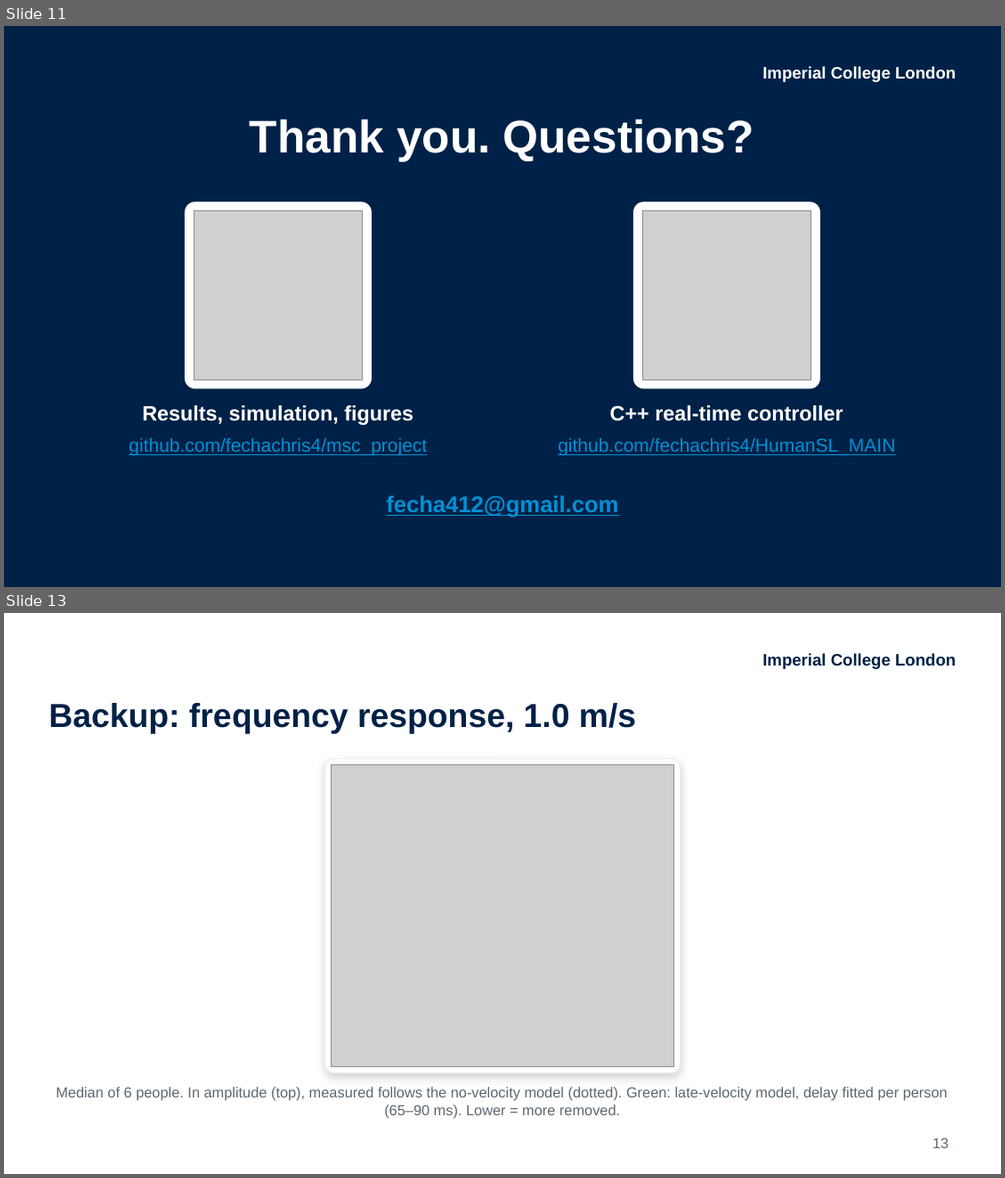
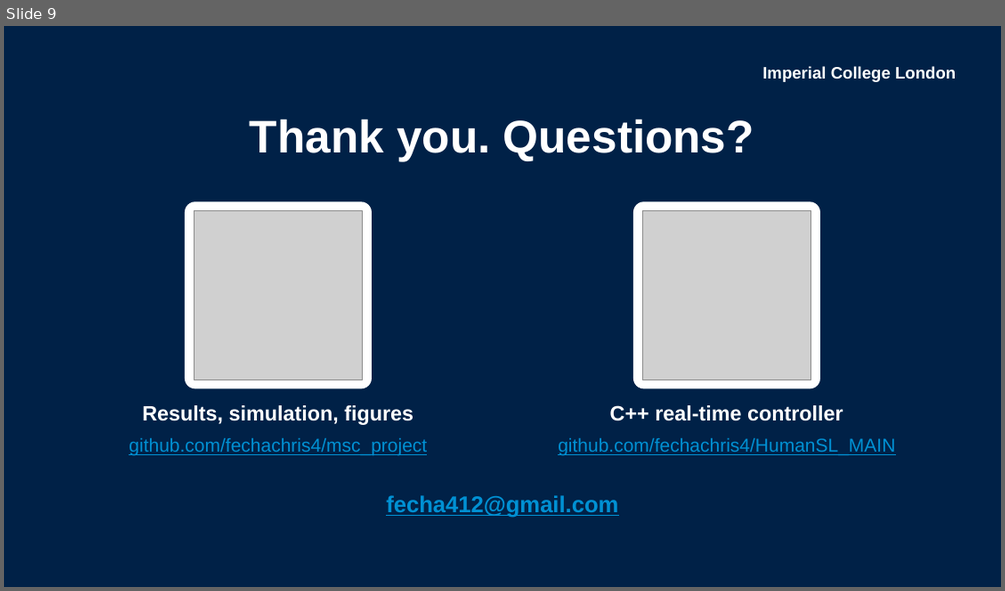
Before and after one commit to fechachris4/HumanSL_MAIN, a slide deck: presentation/World_Stable_Supernumerary_Effectors_Akabueze.pptx. Shown one above the other, each under a label of ours: slides 11 and 13 before the commit, slide 9 after it; the slides between them are not shown. The pictures are 1005x1178 and 1005x591 pixels, drawn with LibreOffice and Linux fonts; fonts in the diff are those of the drawing; grey boxes stand for pictures. Boxes give left, top, right and bottom in pixels: in the first picture for what was removed or moved away, otherwise in the second. Text is boxed around its words. In the diff, an @@ line names an element or a change of style, - is before the commit and + after.

```diff
--- a/presentation/World_Stable_Supernumerary_Effectors_Akabueze.pptx
+++ b/presentation/World_Stable_Supernumerary_Effectors_Akabueze.pptx
@@ slide 13 removed at bbox=[4, 613, 1001, 1174], background #FFFFFF @@
@@ text removed at bbox=[762, 653, 955, 669] @@
-Imperial College London
@@ title removed at bbox=[48, 703, 636, 734] @@
-Backup: frequency response, 1.0 m/s
@@ rounded rectangle removed at bbox=[324, 759, 680, 1073] @@
@@ picture removed at bbox=[331, 765, 674, 1067] @@
@@ text removed at bbox=[56, 1086, 947, 1119] @@
-Median of 6 people. In amplitude (top), measured follows the no-velocity model (dotted). Green: late-velocity model, delay fitted per person (65–90 ms). Lower = more removed.
@@ page number removed at bbox=[932, 1137, 948, 1148] @@
-13
@@ what was slide 11 is now slide 9 @@
```
Also in this commit, not shown: 8 slides changed, 7 other slides removed, 3 other files.
